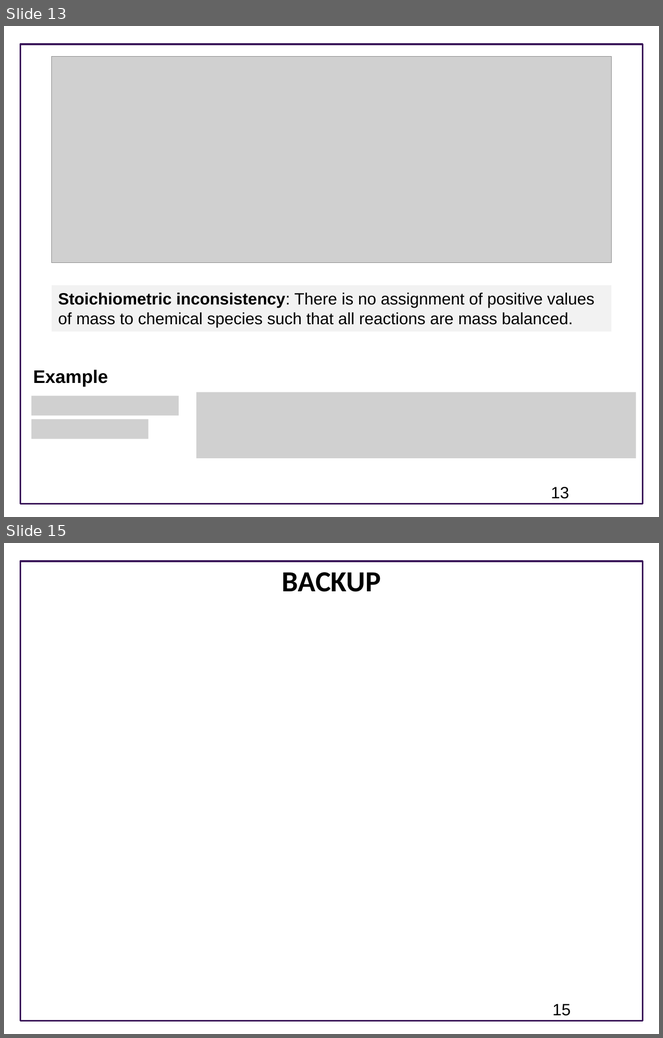
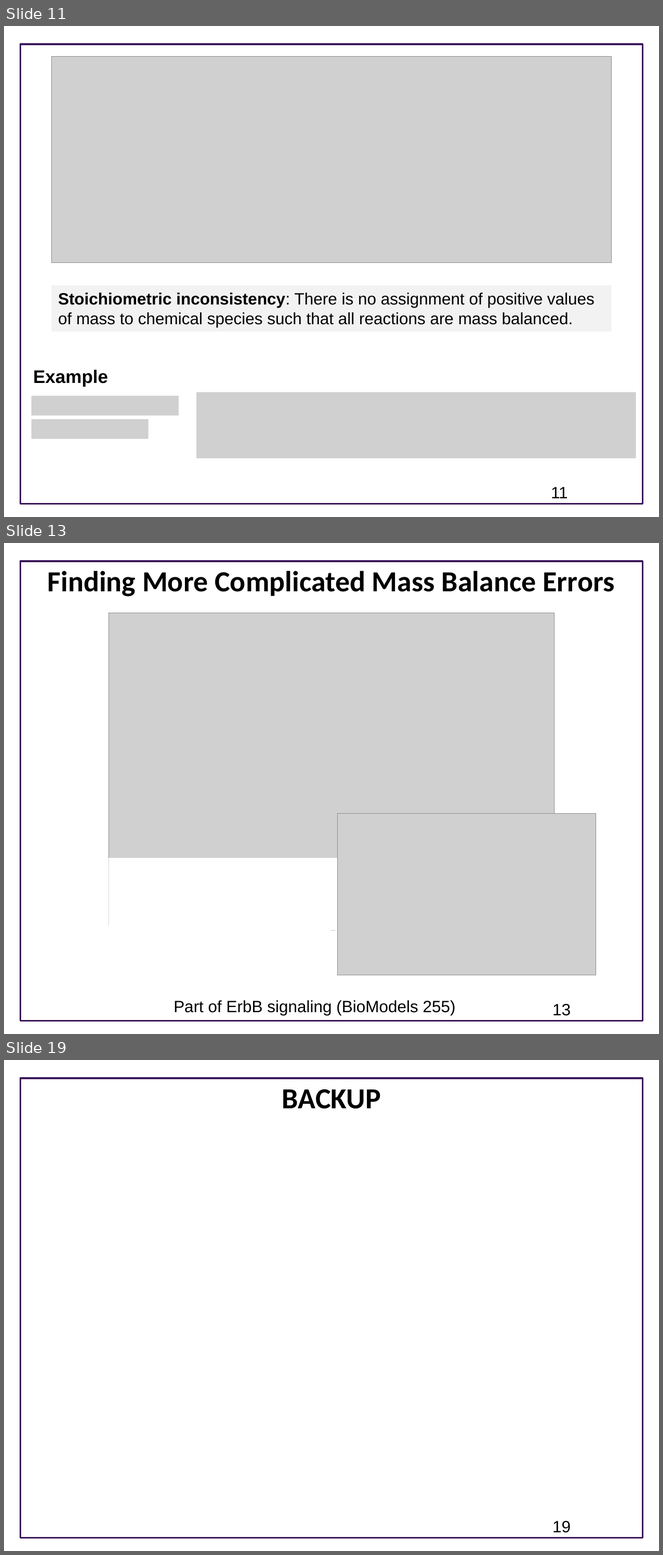
Before and after one commit to ModelEngineering/advancing-biomedical-models, a slide deck: lecture_15/15_static_testing.pptx. Shown one above the other, each under a label of ours: slides 13 and 15 before the commit, slides 11, 13 and 19 after it; the slides between them are not shown. The pictures are 663x1038 and 663x1555 pixels, drawn with LibreOffice and Linux fonts; fonts in the diff are those of the drawing; grey boxes stand for pictures; background and template pictures are left out. Boxes give left, top, right and bottom in pixels: in the first picture for what was removed or moved away, otherwise in the second. Text is boxed around its words. In the diff, an @@ line names an element or a change of style, - is before the commit and + after.

```diff
--- a/lecture_15/15_static_testing.pptx
+++ b/lecture_15/15_static_testing.pptx
@@ slide 13 added at <box>4,543,659,1034</box>, background #FFFFFF; not listed: 1 template element that a slide beside it also shows @@
@@ title added at <box>48,571,615,597</box>, 32 pt, text #000000, bold @@
+Finding More Complicated Mass Balance Errors
@@ picture added at <box>109,613,555,926</box> @@
@@ picture added at <box>337,813,596,976</box> @@
@@ rectangle added at <box>109,858,555,931</box>, fill #FFFFFF @@
@@ text added at <box>174,1001,456,1016</box>, 18 pt, text #000000 @@
+Part of ErbB signaling (BioModels 255)
@@ page number added at <box>553,1004,571,1016</box>, 18 pt, text #000000 @@
+13
@@ what was slide 13 is now slide 11 @@
@@ page number at <box>551,487,568,499</box>: text changed @@
-13
+11
@@ what was slide 15 is now slide 19 @@
@@ page number at <box>553,1521,571,1533</box>: text changed @@
-15
+19
```
Also in this commit, not shown: 2 slides changed, 6 other slides added, 1 slide removed.
